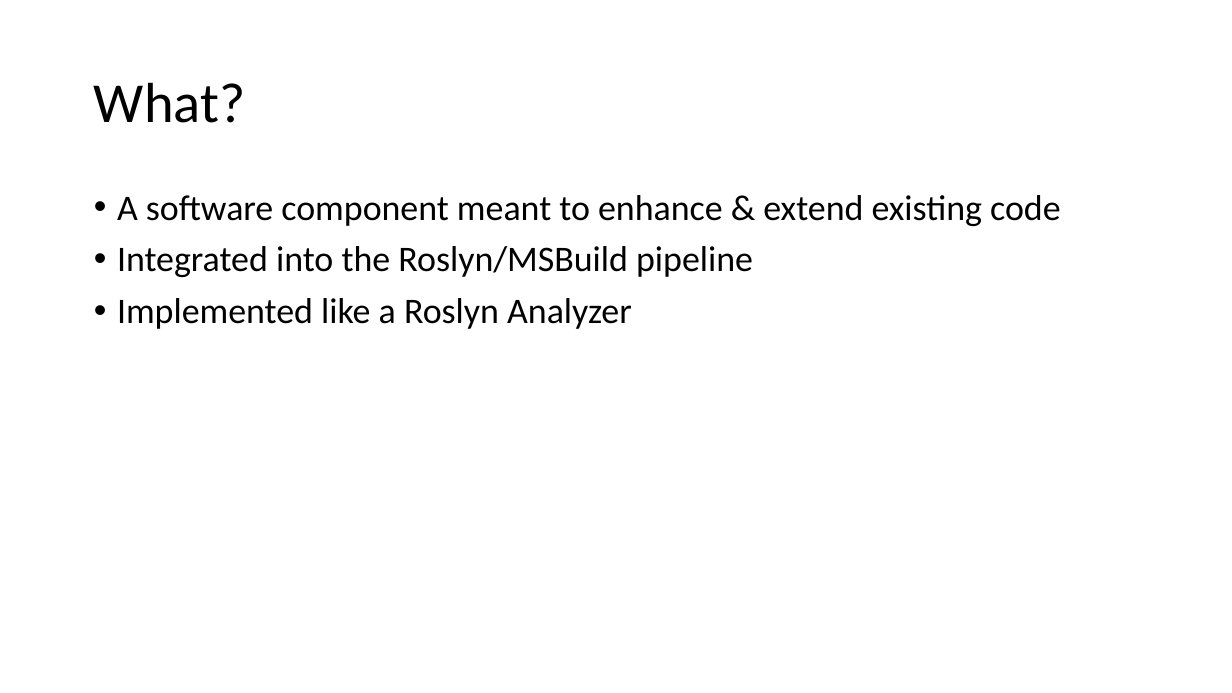
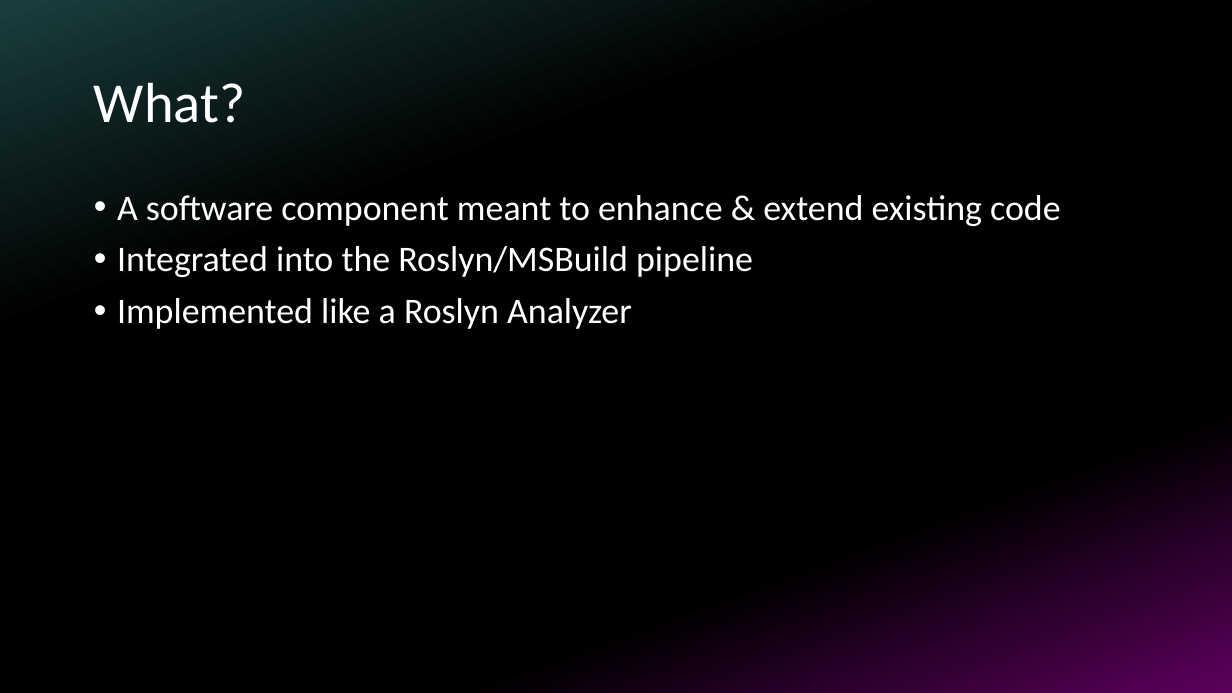
Before and after one commit to bluehands/Higher-order-coding, a slide deck: slide 3 of Presentation.pptx. Drawn at 1232x693 pixels with LibreOffice and Linux fonts; fonts in the diff are those of the drawing. Boxes give left, top, right and bottom in pixels: in the first picture for what was removed or moved away, otherwise in the second. Text is boxed around its words. In the diff, an @@ line names an element or a change of style, - is before the commit and + after.

Commit message:
Update design

```diff
--- a/Presentation.pptx
+++ b/Presentation.pptx
@@ background #FFFFFF to gradient #1A3E3E to #000000 to #5C005C @@
@@ title "What?" at <box>94,82,245,123</box>: text colour #000000 to #FFFFFF @@
@@ text "A software component meant to ..." at <box>117,195,1060,329</box>: text colour #000000 to #FFFFFF @@
```
Also in this commit, not shown: 7 other slides changed.
